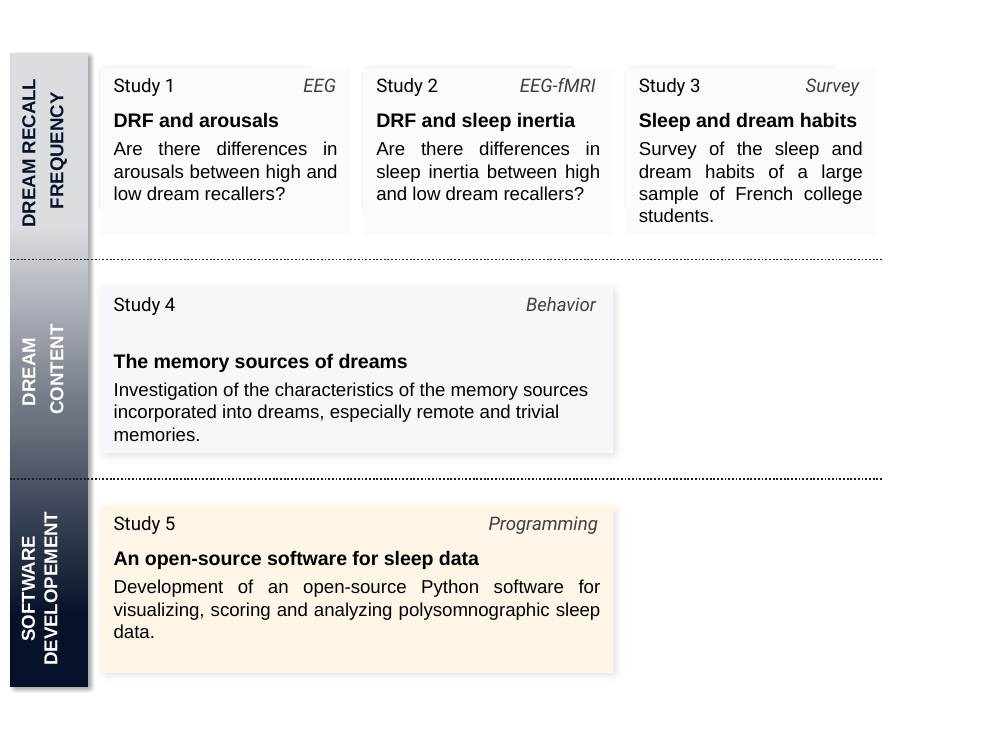
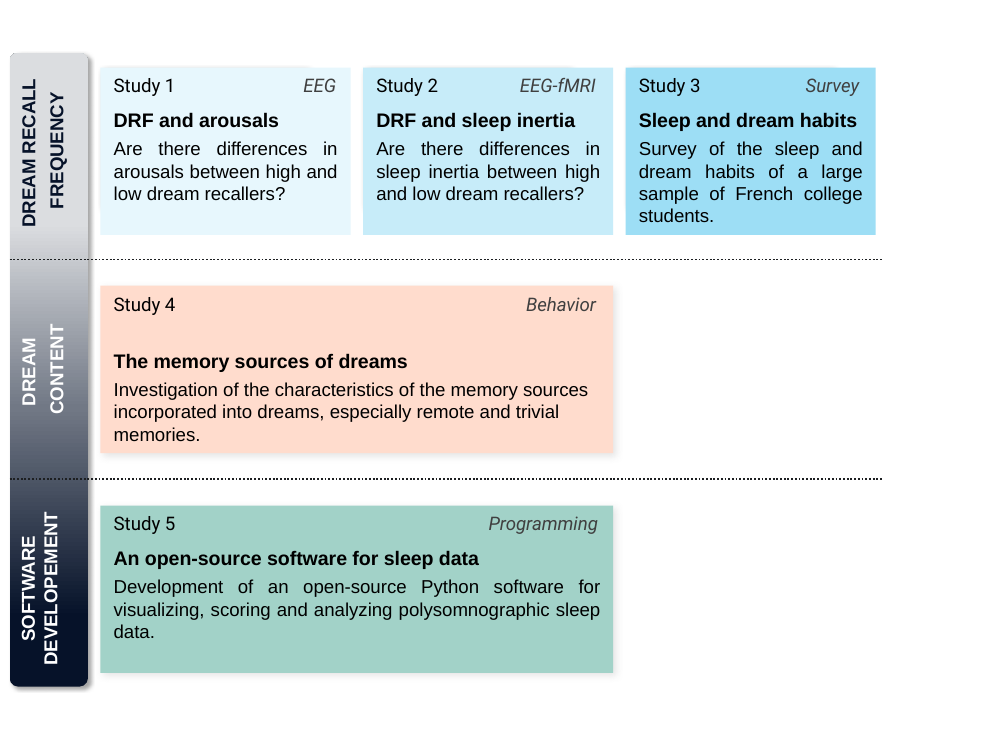
Before and after one commit to raphaelvallat/Thesis, a slide deck: slide 2 of Fig/Intro/Intro_Problematics/Intro_Problematics.pptx (slide 1 before the commit). Drawn at 1008x741 pixels with LibreOffice and Linux fonts; fonts in the diff are those of the drawing. Boxes give left, top, right and bottom in pixels: in the first picture for what was removed or moved away, otherwise in the second. Text is boxed around its words. In the diff, an @@ line names an element or a change of style, - is before the commit and + after.

```diff
--- a/Fig/Intro/Intro_Problematics/Intro_Problematics.pptx
+++ b/Fig/Intro/Intro_Problematics/Intro_Problematics.pptx
@@ rounded rectangle at (9,52,87,685): rectangle to rounded rectangle @@
@@ rectangle "Study 1 EEG" at (101,67,351,235): fill #F9FBFD to #E7F7FD @@
@@ rectangle "Study 2 EEG-fMRI" at (363,67,613,235): fill #F9FBFD to #C7ECF9 @@
@@ rectangle "Study 3 Survey" at (626,67,876,235): fill #F9FBFD to #9DDEF5 @@
@@ rectangle "Study 4 Behavior" at (101,286,613,454): fill #F8F6FA to #FFDCCD @@
@@ rectangle "Study 5 Programming" at (101,505,613,673): fill #FFF6E7 to #A2D2C8 @@
```
Also in this commit, not shown: 2 slides added, 6 other files.
